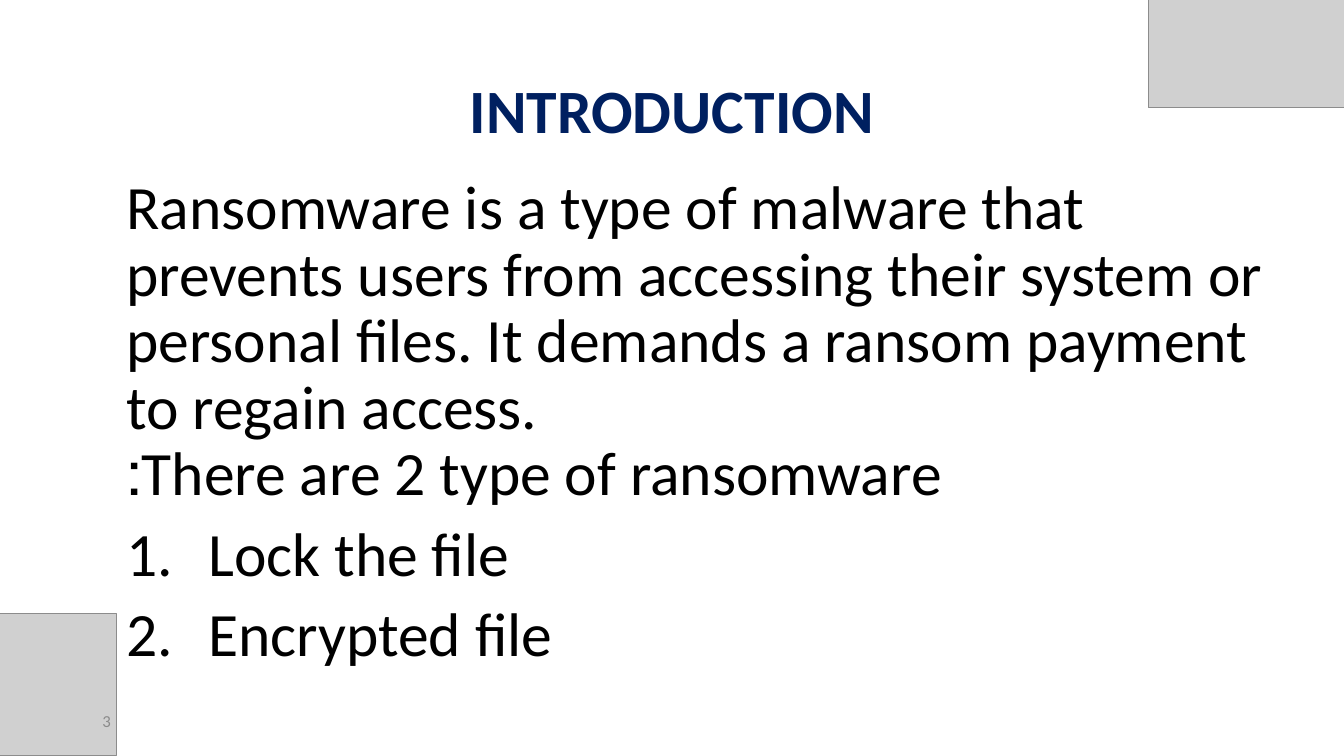
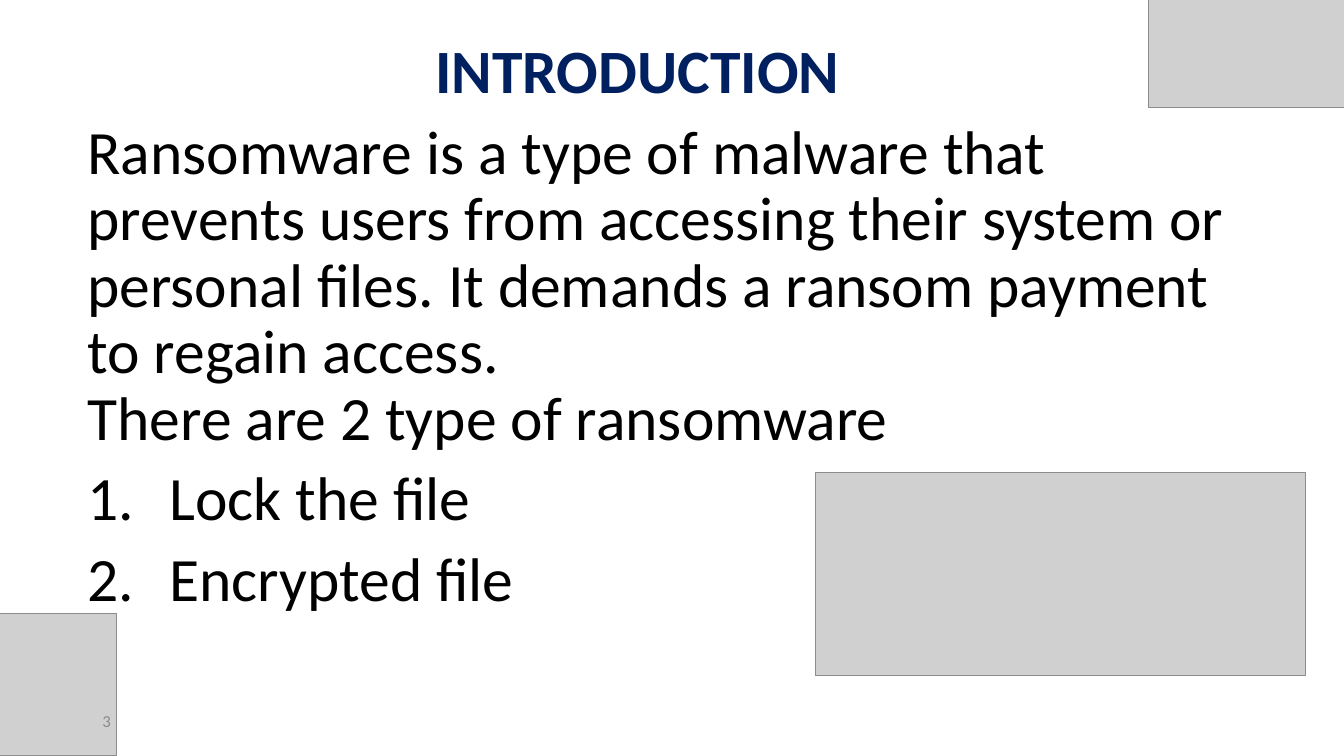
Before and after one commit to orelrahum/Ransomware_Code, a slide deck: slide 3 of Presentation.pptx. Drawn at 1344x756 pixels with LibreOffice and Linux fonts; fonts in the diff are those of the drawing; grey boxes stand for pictures. Boxes give left, top, right and bottom in pixels: in the first picture for what was removed or moved away, otherwise in the second. Text is boxed around its words. In the diff, an @@ line names an element or a change of style, - is before the commit and + after.

```diff
--- a/Presentation.pptx
+++ b/Presentation.pptx
@@ title "INTRODUCTION": place and size @@
-title "INTRODUCTION" at <box>470,92,874,134</box>
+title "INTRODUCTION" at <box>435,52,839,94</box>
@@ text "Ransomware is a type of ...": place and size @@
-text "Ransomware is a type of ..." at <box>126,186,1262,666</box>
+text "Ransomware is a type of ..." at <box>87,131,1224,611</box>
@@ text at <box>87,131,1224,450</box>: text changed @@
-Ransomware is a type of malware that prevents users from accessing their system or personal files. It demands a ransom payment to regain access.
-There are 2 type of ransomware:
+Ransomware is a type of malware that prevents users from accessing their system or personal files. It demands a ransom payment to regain access.
+There are 2 type of ransomware
@@ picture added at <box>816,473,1306,676</box> @@
```
Also in this commit, not shown: 8 other slides changed, 4 slides added, 1 slide removed, 19 other files.
